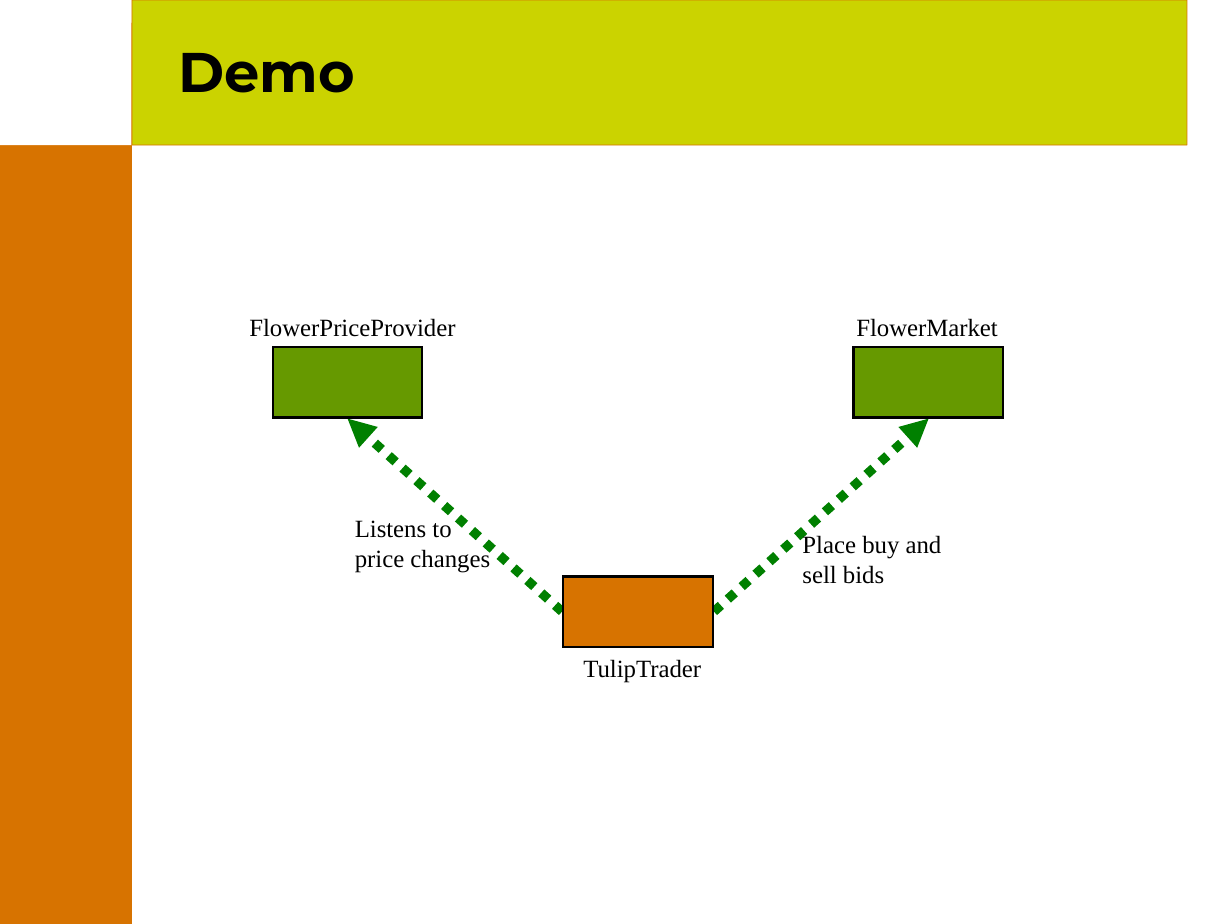
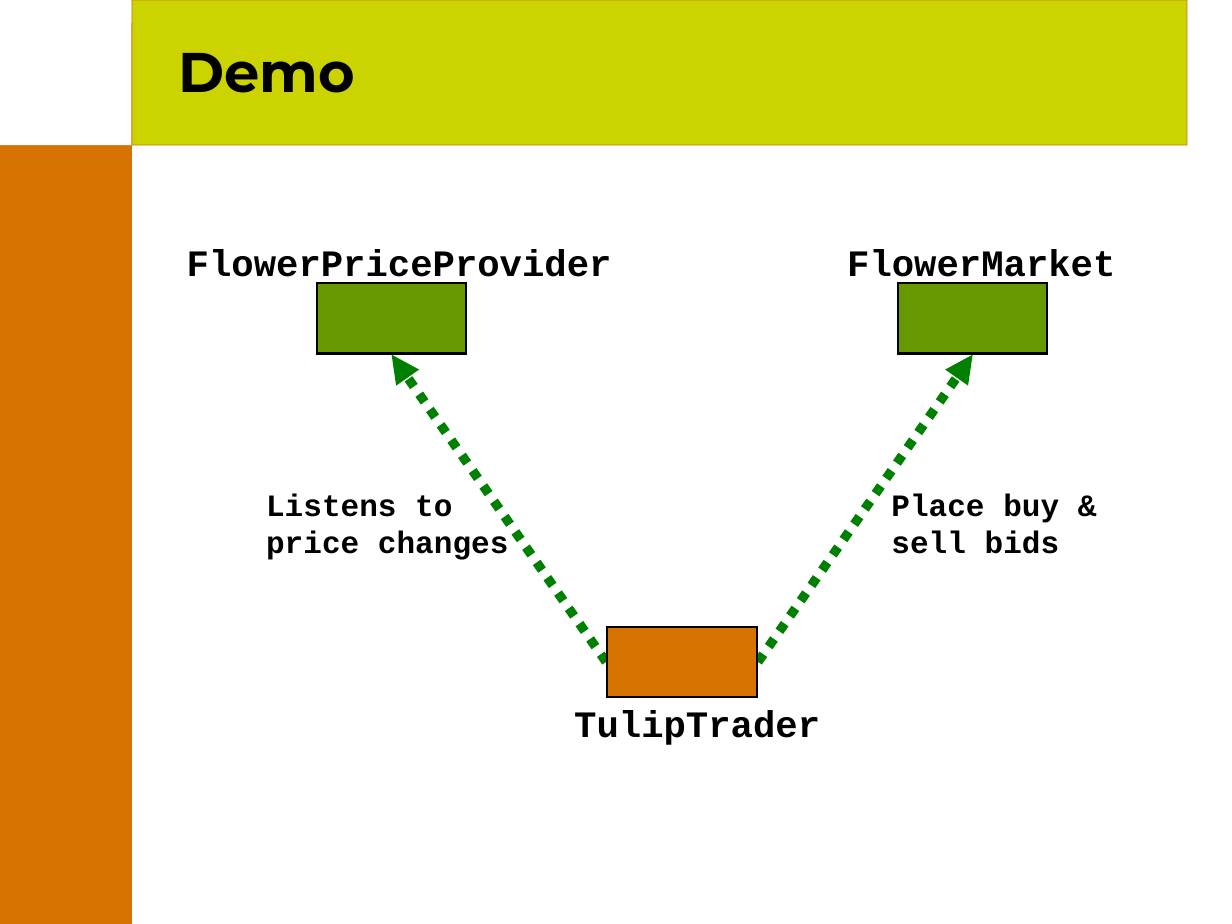
Before and after one commit to joehni/PicoContainer1-CVS, a slide deck: slide 19 of site/presentations/PicoContainer.ppt. Drawn at 1232x924 pixels with LibreOffice and Linux fonts; fonts in the diff are those of the drawing; background and template pictures are left out. Boxes give left, top, right and bottom in pixels: in the first picture for what was removed or moved away, otherwise in the second. Text is boxed around its words. In the diff, an @@ line names an element or a change of style, - is before the commit and + after.

```diff
--- a/site/presentations/PicoContainer.ppt
+++ b/site/presentations/PicoContainer.ppt
@@ size 16 to 24 pt, font Times New Roman to Courier New, bold on in 3 elements at [574,710,820,745], [847,249,1115,286], [187,249,612,286] @@
@@ text "FlowerPriceProvider": place and size @@
-text "FlowerPriceProvider" at [249,318,455,337]
+text "FlowerPriceProvider" at [187,249,612,286]
@@ text "FlowerMarket": place and size @@
-text "FlowerMarket" at [856,318,998,337]
+text "FlowerMarket" at [847,249,1115,286]
@@ rectangle: place and size @@
-rectangle at [273,348,423,418]
+rectangle at [318,283,467,353]
@@ rectangle: place and size @@
-rectangle at [854,348,1004,418]
+rectangle at [898,283,1048,353]
@@ arrow moved from (562, 612) - (348, 419) to (606, 662) - (391, 354) @@
@@ arrow moved from (714, 612) - (929, 419) to (758, 662) - (973, 354) @@
@@ text "Listens to": place and size @@
-text "Listens to" at [355,520,490,573]
+text "Listens to" at [266,494,508,560]
@@ text "Listens to" at [266,494,508,560]: size 16 to 20 pt, font Times New Roman to Courier New, bold on @@
@@ text "Place buy &": place and size @@
-text "Place buy &" at [802,534,942,584]
+text "Place buy &" at [891,494,1060,554]
@@ text at [891,494,1059,523]: text changed; size 16 to 20 pt; font Times New Roman to Courier New; bold on @@
-Place buy and
+Place buy &
@@ text at [891,531,1060,554]: size 16 to 20 pt, font Times New Roman to Courier New, bold on in "sell bids" @@
@@ rectangle: place and size @@
-rectangle at [563,577,713,647]
+rectangle at [607,627,757,698]
@@ text "TulipTrader": place and size @@
-text "TulipTrader" at [583,659,701,682]
+text "TulipTrader" at [574,710,820,745]
```
Also in this commit, not shown: 14 other slides changed, 1 slide added, 3 slides removed.
